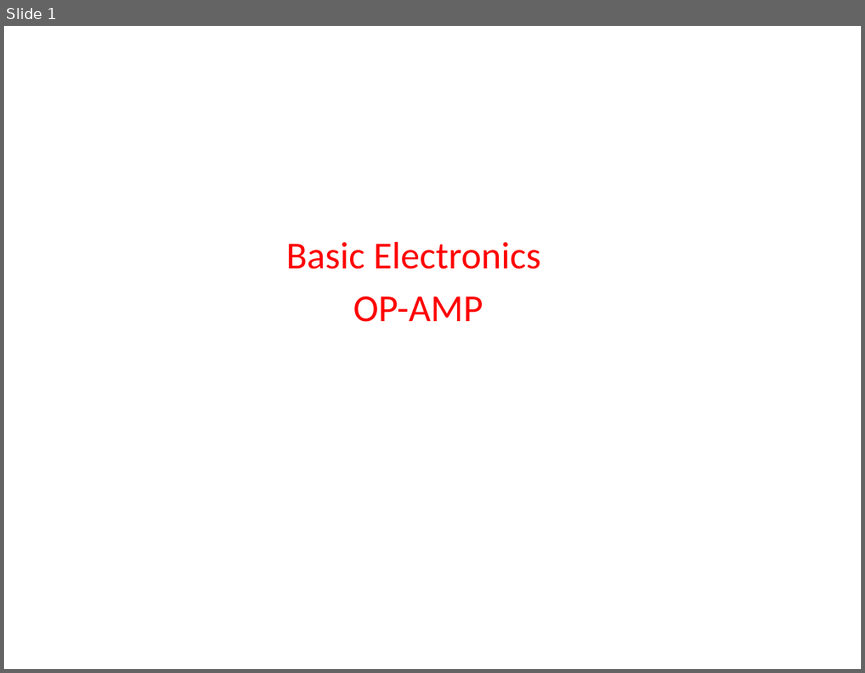
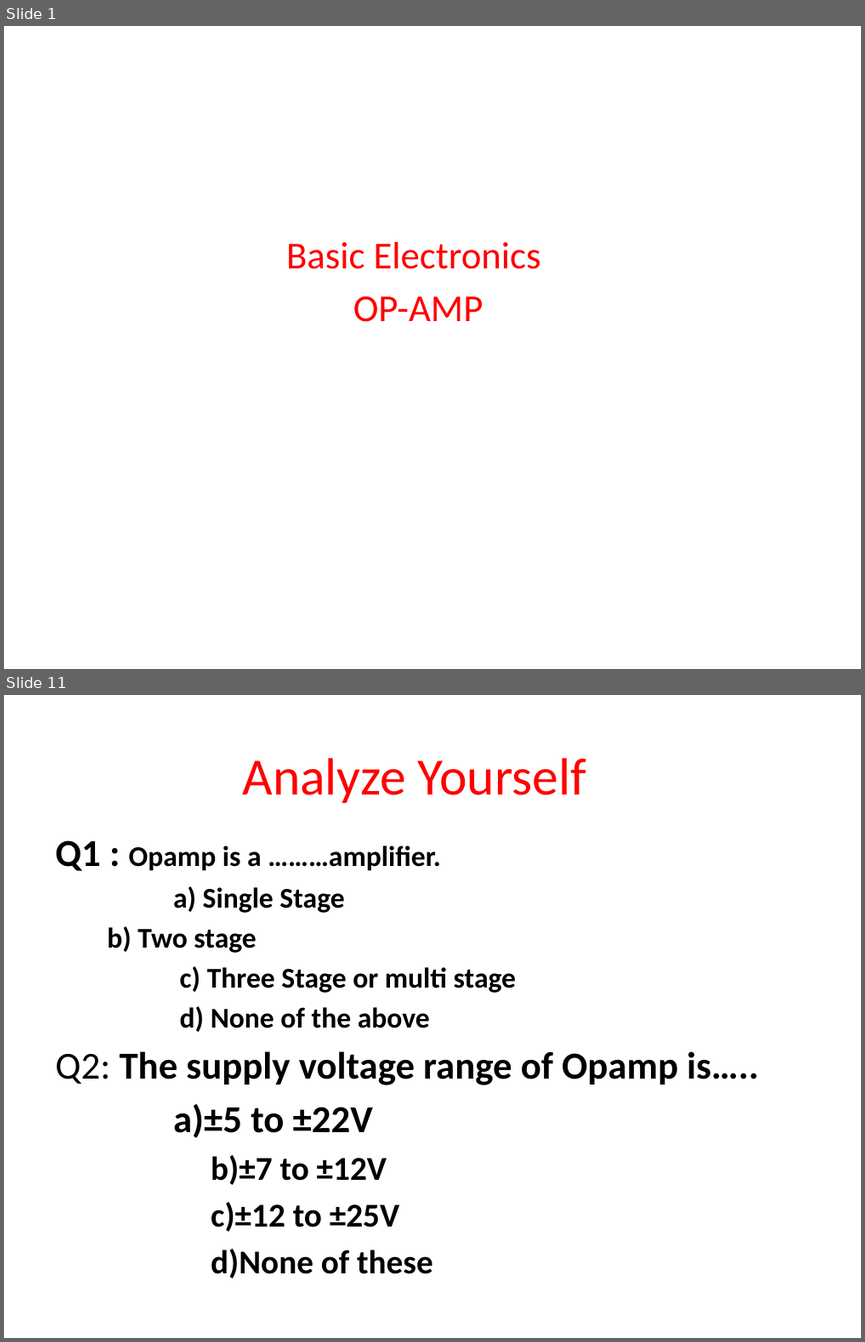
Before and after one commit to madhavirepe/OP-AMP, a slide deck: Op-Amp.pptx. Shown one above the other, each under a label of ours: slide 1 before the commit, slides 1 and 11 after it; the slides between them are not shown. The pictures are 865x673 and 865x1342 pixels, drawn with LibreOffice and Linux fonts; fonts in the diff are those of the drawing. Boxes give left, top, right and bottom in pixels: in the first picture for what was removed or moved away, otherwise in the second. Text is boxed around its words. In the diff, an @@ line names an element or a change of style, - is before the commit and + after.

```diff
--- a/Op-Amp.pptx
+++ b/Op-Amp.pptx
@@ slide 11 added at bbox=[4, 695, 861, 1338], background #FFFFFF @@
@@ title added at bbox=[242, 758, 586, 803], 44 pt, text #FF0000 @@
+Analyze Yourself
@@ text added at bbox=[55, 840, 759, 1274], 24 pt, text #000000, bold @@
+Q1 : Opamp is a ………amplifier.
+a) Single Stage
+b) Two stage
+c) Three Stage or multi stage
+d) None of the above
+Q2: The supply voltage range of Opamp is…..
+a)±5 to ±22V
+  b)±7 to ±12V
+  c)±12 to ±25V
+  d)None of these
```
Also in this commit, not shown: 27 other slides added.
